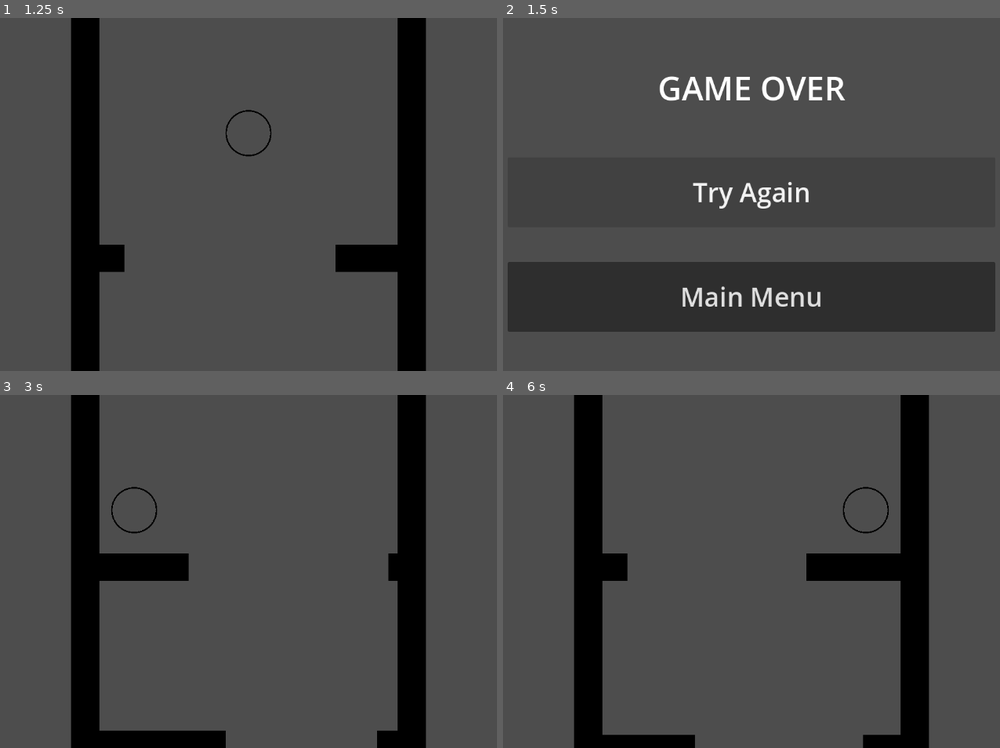
Above: before the commit, frames 1-4 (two rows, left to right).
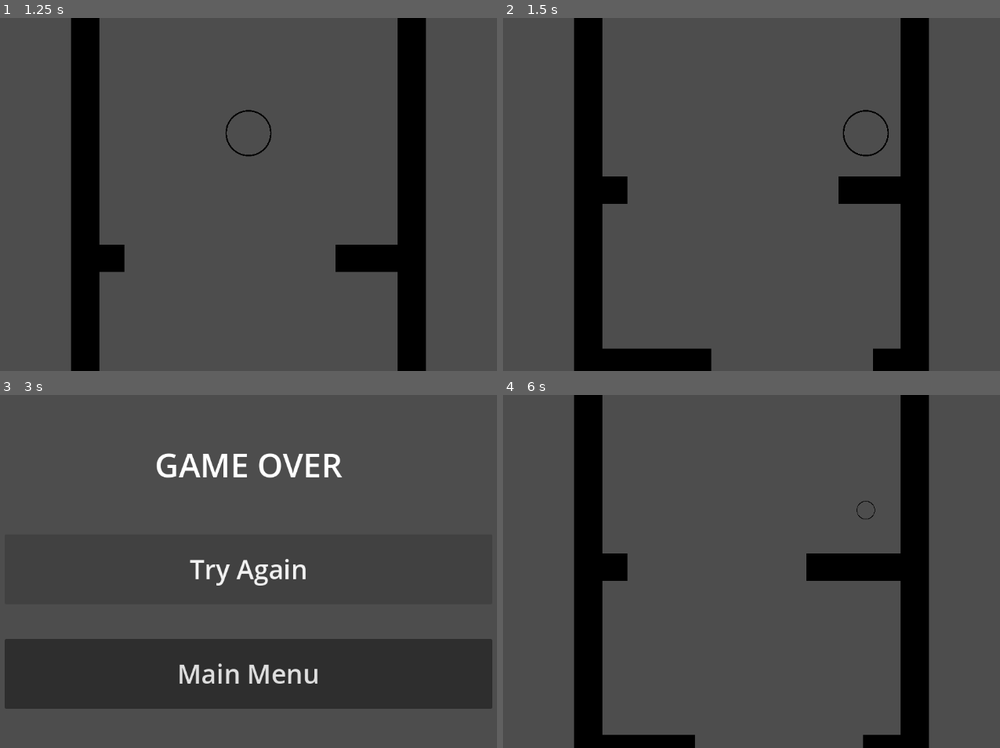
Above: after the commit, the same moments.

Repository: kylietmo/gmtk-2024-game
Game: Godot game, scene res://menus/start_screen/start_screen.tscn
The game is run twice, just before and just after one commit, with the same random seed, the same clock (stepped at 60 frames per second) and the same inputs.
Inputs:
- Up to frame 1 (1.25 s): click "Start" at 0.5 s
- Up to frame 2 (1.5 s): hold D (right) from 1.28 s (still down); tap Space (scale_toggle) at 1.35 s
- Up to frame 3 (3 s): tap 3 (size_large, bound only after the commit) at 1.55, 2.85 s; release D (right) at 2 s; click "Try Again" at 2 s; hold A (left) from 2.78 s (still down)
- Up to frame 4 (6 s): tap 2 (size_medium, bound only after the commit) at 3.05, 4.35 s; release A (left) at 3.5 s; click "Try Again" at 3.5 s; hold D (right) 4.28-5 s; tap 1 (size_small, bound only after the commit) at 4.55, 5.85 s; click "Try Again" at 5 s; hold D (right) from 5.78 s (still down)

Frame 1 is identical in both runs. In frame 2, 33% of the frame differs, in the area x 0-100%, y 0-100%; in frame 3, 33%; in frame 4, 0.2%.

Commit message:
feat: s/m/l

Diff:
--- a/src/entities/player/player.gd
+++ b/src/entities/player/player.gd
@@ -3,21 +3,27 @@
 @export var SPEED = 1400.0
 @export var ACCELERATION = 200.0
 @export var DECELERATION = 200.0
-@export var BIG_SIZE_SCALE = 1.5
-@export var SMALL_SIZE_SCALE = 0.5
+@export var LARGE_SIZE_SCALE = 1.5
+@export var MEDIUM_SIZE_SCALE = 0.5
+@export var SMALL_SIZE_SCALE = 0.2
 @export var SIZE_CHANGE_DURATION = 0.1
 
-var BIG_SCALE_VEC = Vector2(BIG_SIZE_SCALE, BIG_SIZE_SCALE)
+var LARGE_SCALE_VEC = Vector2(LARGE_SIZE_SCALE, LARGE_SIZE_SCALE)
+var MEDIUM_SCALE_VEC = Vector2(MEDIUM_SIZE_SCALE, MEDIUM_SIZE_SCALE)
 var SMALL_SCALE_VEC = Vector2(SMALL_SIZE_SCALE, SMALL_SIZE_SCALE)
 
 func _physics_process(delta: float) -> void:
-	if Input.is_action_just_pressed("scale_toggle"):
+	if Input.is_action_just_pressed("size_small"):
 		var tween = create_tween()
+		tween.tween_property(self, "scale", SMALL_SCALE_VEC, SIZE_CHANGE_DURATION)
 
-		if scale == SMALL_SCALE_VEC:
-			tween.tween_property(self, "scale", BIG_SCALE_VEC, SIZE_CHANGE_DURATION)
-		else:
-			tween.tween_property(self, "scale", SMALL_SCALE_VEC, SIZE_CHANGE_DURATION)
+	if Input.is_action_just_pressed("size_medium"):
+		var tween = create_tween()
+		tween.tween_property(self, "scale", MEDIUM_SCALE_VEC, SIZE_CHANGE_DURATION)
+
+	if Input.is_action_just_pressed("size_large"):
+		var tween = create_tween()
+		tween.tween_property(self, "scale", LARGE_SCALE_VEC, SIZE_CHANGE_DURATION)
 
 	# Get the input direction and handle the movement/deceleration.
 	var direction := Input.get_axis("left", "right")
--- a/src/project.godot
+++ b/src/project.godot
@@ -42,3 +42,18 @@
 "events": [Object(InputEventKey,"resource_local_to_scene":false,"resource_name":"","device":-1,"window_id":0,"alt_press …(191 unchanged characters)…
 ]
 }
+size_small={
+"deadzone": 0.5,
+"events": [Object(InputEventKey,"resource_local_to_scene":false,"resource_name":"","device":-1,"window_id":0,"alt_pressed":false,"shift_pressed":false,"ctrl_pressed":false,"meta_pressed":false,"pressed":false,"keycode":0,"physical_keycode":49,"key_label":0,"unicode":49,"location":0,"echo":false,"script":null)
+]
+}
+size_medium={
+"deadzone": 0.5,
+"events": [Object(InputEventKey,"resource_local_to_scene":false,"resource_name":"","device":-1,"window_id":0,"alt_pressed":false,"shift_pressed":false,"ctrl_pressed":false,"meta_pressed":false,"pressed":false,"keycode":0,"physical_keycode":50,"key_label":0,"unicode":50,"location":0,"echo":false,"script":null)
+]
+}
+size_large={
+"deadzone": 0.5,
+"events": [Object(InputEventKey,"resource_local_to_scene":false,"resource_name":"","device":-1,"window_id":0,"alt_pressed":false,"shift_pressed":false,"ctrl_pressed":false,"meta_pressed":false,"pressed":false,"keycode":0,"physical_keycode":51,"key_label":0,"unicode":51,"location":0,"echo":false,"script":null)
+]
+}
